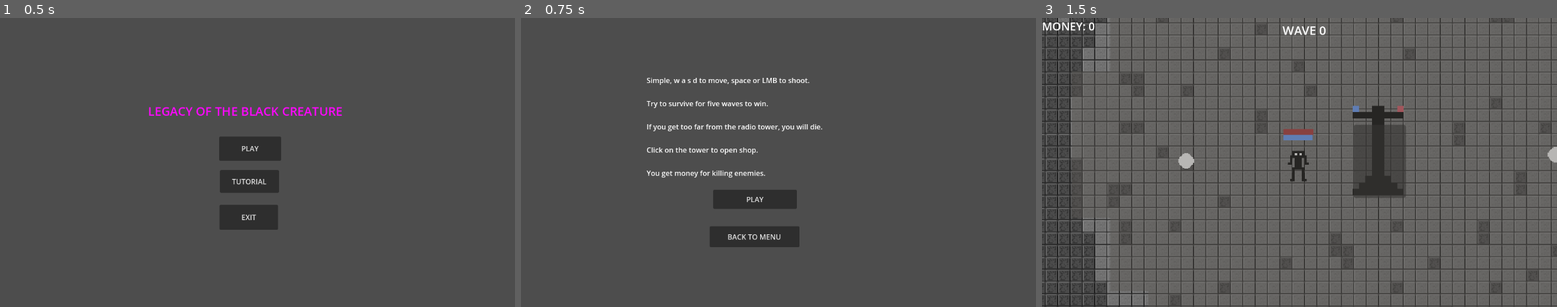
Above: before the commit, frames 1-3 (left to right).
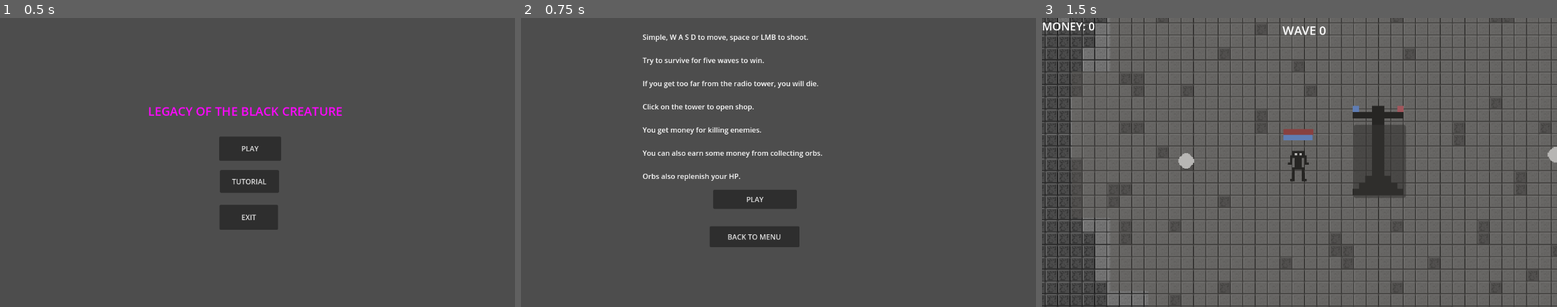
Above: after the commit, the same moments.

Repository: Rapro123/Waves_Game_Repo
Game: Godot game, scene res://scenes/main_menu.tscn
Two runs of this game, one before a commit and one after it. Both use one fixed random seed, a clock stepped at 60 frames per second and the inputs below. Sound files missing from this copy of the repository are replaced by a short silence.
Inputs:
- Up to frame 1 (0.5 s): no input
- Up to frame 2 (0.75 s): click "TUTORIAL" at 0.5 s
- Up to frame 3 (1.5 s): click "PLAY" at 1.25 s

Frame 1 is identical in both runs. In frame 2, 2.6% of the frame differs, in the area x 23-59%, y 5-57%; in frame 3, nothing differs.

Commit message:
exported

Diff:
--- a/waves-game/scenes/Scripts/main.gd
+++ b/waves-game/scenes/Scripts/main.gd
@@ -49,7 +49,7 @@
 				if orb.has_method("fade_in"):
 					orb.fade_in()
 
-		orbs_collected = 0
+			orbs_collected = 0
 
 		wave_spawning = false
 
--- a/waves-game/scenes/shooting_enemy.tscn
+++ b/waves-game/scenes/shooting_enemy.tscn
@@ -94,7 +94,6 @@
 [node name="RayCast2D" type="RayCast2D" parent="."]
 
 [node name="shooting timer" type="Timer" parent="."]
-wait_time = 0.7
 one_shot = true
 
 [node name="Marker2D" type="Marker2D" parent="."]
--- a/waves-game/scenes/tutorial.tscn
+++ b/waves-game/scenes/tutorial.tscn
@@ -14,11 +14,11 @@
 
 [node name="Label" type="Label" parent="."]
 layout_mode = 0
-offset_left = 281.0
-offset_top = 128.0
-offset_right = 812.0
-offset_bottom = 310.0
-text = "Simple, w a s d to move, space or LMB to shoot.
+offset_left = 272.0
+offset_top = 31.0
+offset_right = 803.0
+offset_bottom = 366.0
+text = "Simple, W A S D to move, space or LMB to shoot.
 
 Try to survive for five waves to win.
 
@@ -26,7 +26,11 @@
 
 Click on the tower to open shop.
 
-You get money for killing enemies."
+You get money for killing enemies.
+
+You can also earn some money from collecting orbs.
+
+Orbs also replenish your HP."
 
 [node name="PLAY" type="Button" parent="."]
 layout_mode = 0
Not shown, changed: waves-game/export_presets.cfg
Not shown, added: Legacy of the Black Creature.exe
Not shown, added: Legacy of the Black Creature.pck
